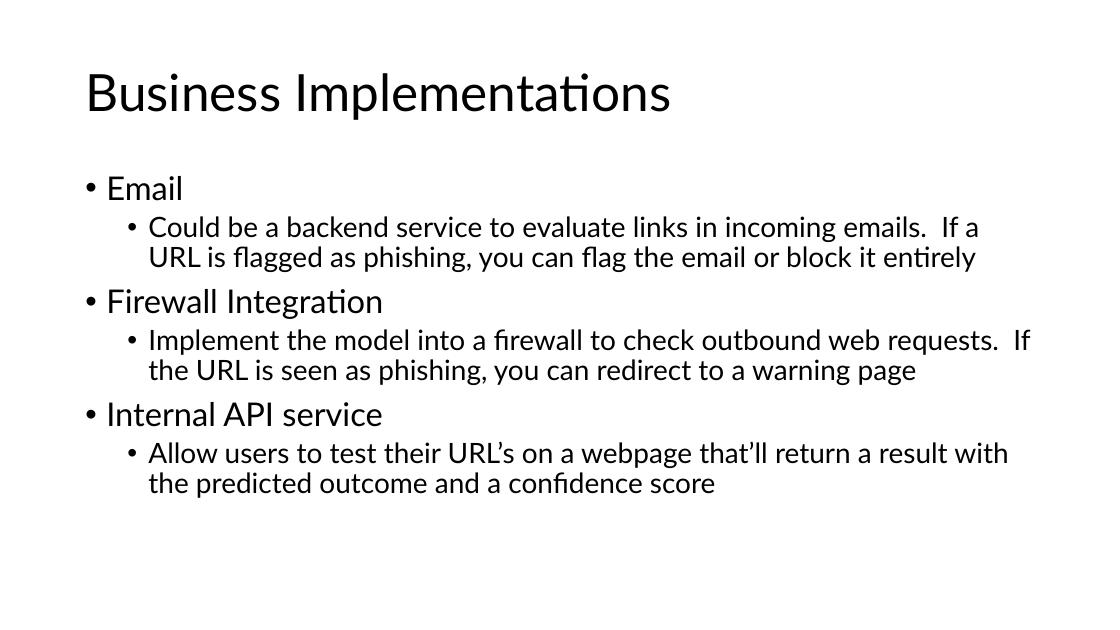
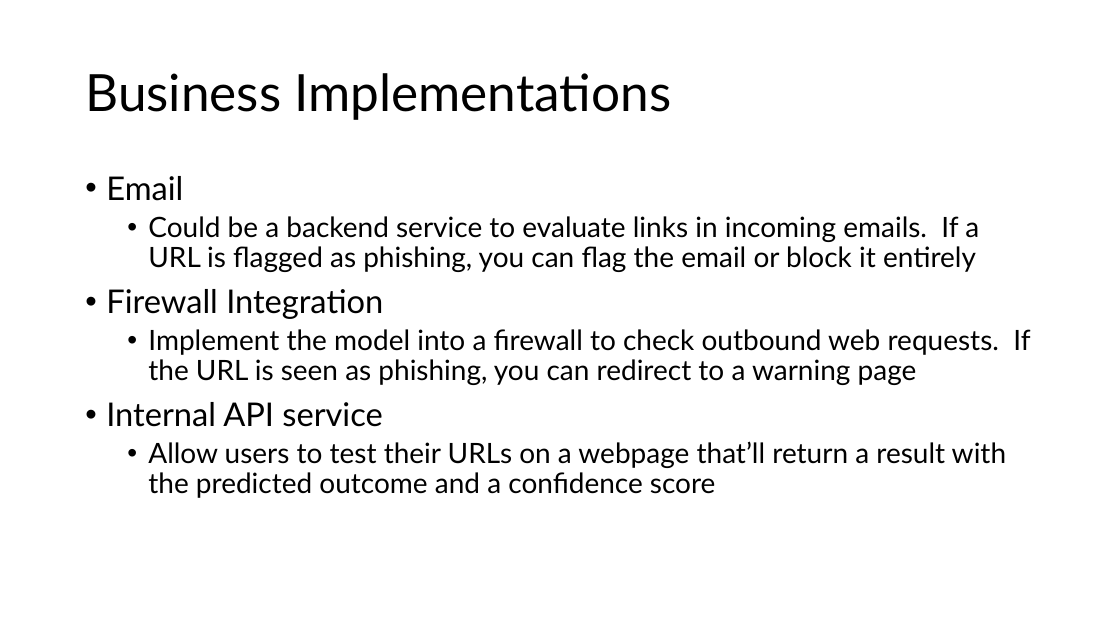
Before and after one commit to bluenets126/DSCapstone_PhishingURL, a slide deck: slide 11 of Docs/Detecting_Phishing_URL’s.pptx (slide 10 before the commit). Drawn at 1120x630 pixels with LibreOffice and Linux fonts; fonts in the diff are those of the drawing. Boxes give left, top, right and bottom in pixels: in the first picture for what was removed or moved away, otherwise in the second. Text is boxed around its words. In the diff, an @@ line names an element or a change of style, - is before the commit and + after.

Commit message:
Update powerpoint

```diff
--- a/Docs/Detecting_Phishing_URL’s.pptx
+++ b/Docs/Detecting_Phishing_URL’s.pptx
@@ text at [148,441,1006,498]: text changed @@
-  • Allow users to test their URL’s on a webpage that’ll return a result with the predicted outcome and a confidence score
+  • Allow users to test their URLs on a webpage that’ll return a result with the predicted outcome and a confidence score
```
Also in this commit, not shown: 6 other slides changed, 2 slides added.
